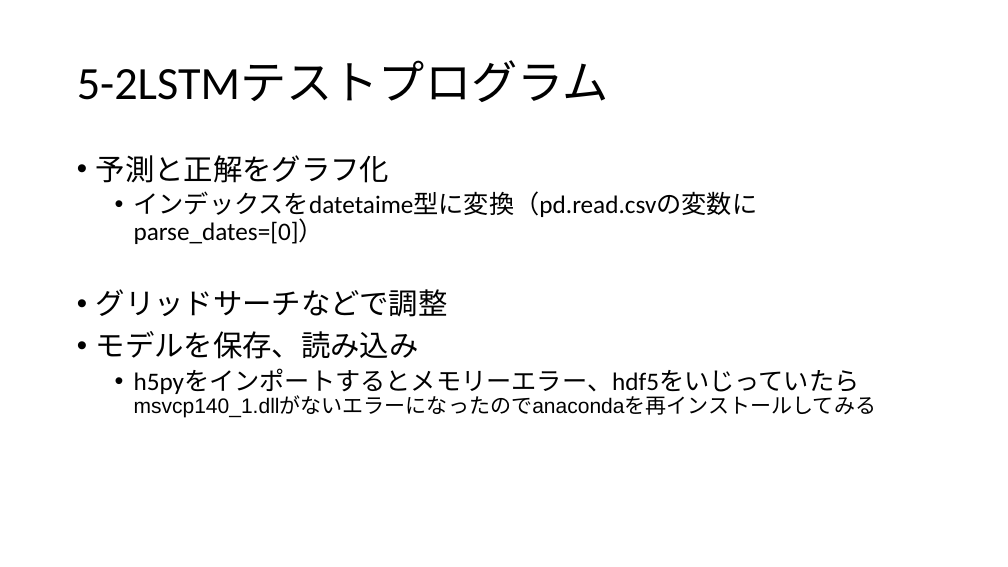
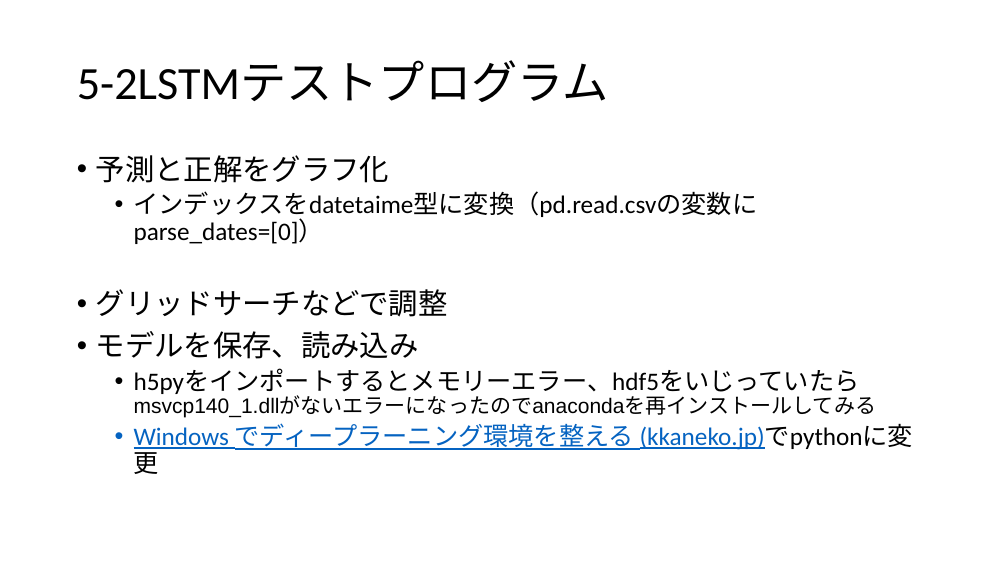
Before and after one commit to yayutaka/lstm, a slide deck: slide 8 of oandaでFXタスク.pptx. Drawn at 1008x567 pixels with LibreOffice and Linux fonts; fonts in the diff are those of the drawing. Boxes give left, top, right and bottom in pixels: in the first picture for what was removed or moved away, otherwise in the second. Text is boxed around its words. In the diff, an @@ line names an element or a change of style, - is before the commit and + after.

Commit message:
パワポを保存

```diff
--- a/oandaでFXタスク.pptx
+++ b/oandaでFXタスク.pptx
@@ text at (134, 423, 914, 450): paragraph added @@
+  • Windows でディープラーニング環境を整える (kkaneko.jp)でpythonに変更
```
